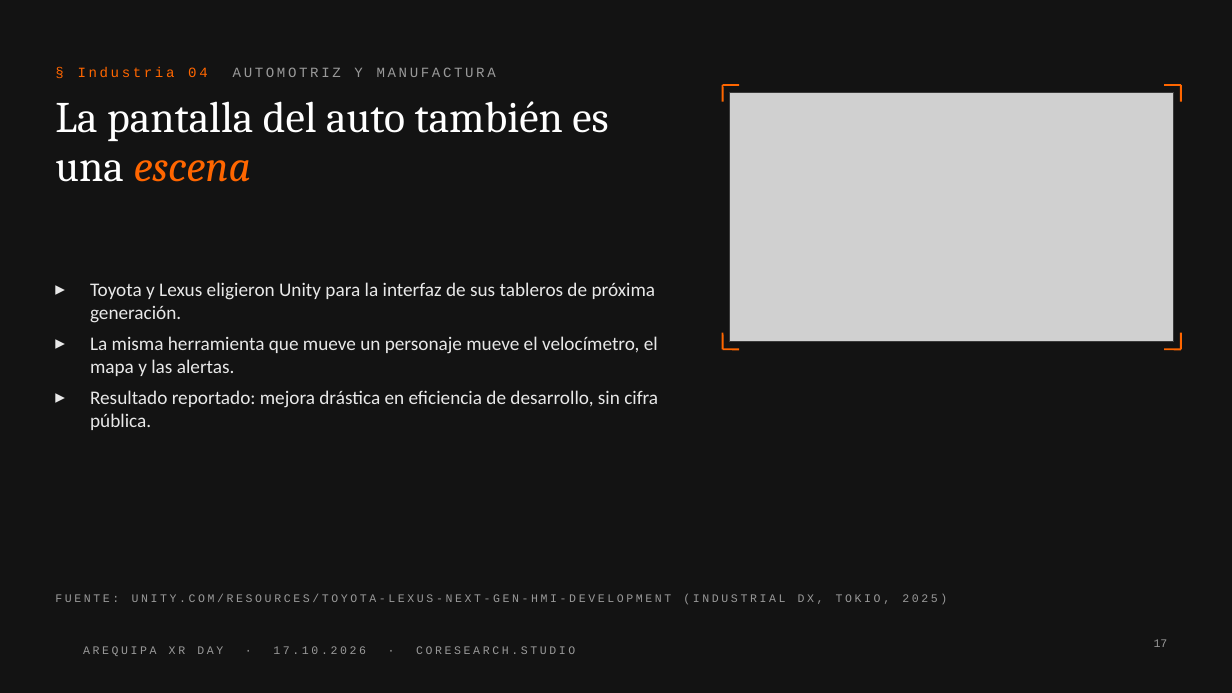
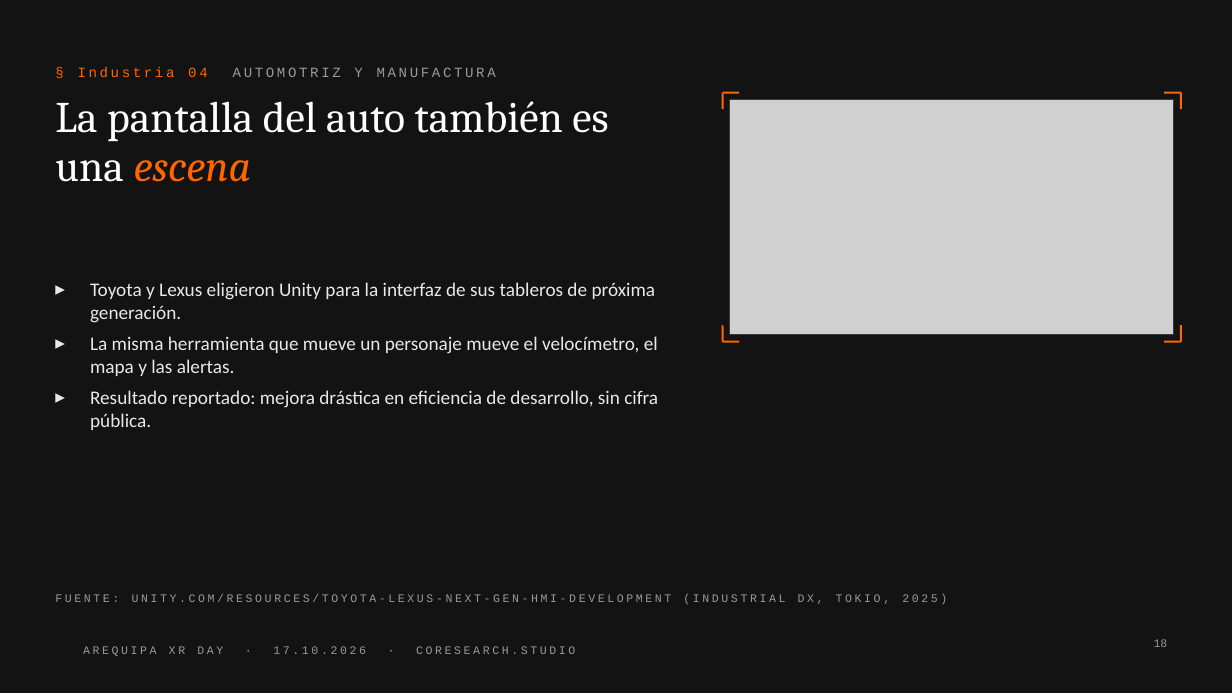
Before and after one commit to Me7aBen/gdg-codelabs, a slide deck: slide 18 of unity-seis-industrias.pptx (slide 17 before the commit). Drawn at 1232x693 pixels with LibreOffice and Linux fonts; fonts in the diff are those of the drawing; grey boxes stand for pictures; background and template pictures are left out. Boxes give left, top, right and bottom in pixels: in the first picture for what was removed or moved away, otherwise in the second. Text is boxed around its words. In the diff, an @@ line names an element or a change of style, - is before the commit and + after.

```diff
--- a/unity-seis-industrias.pptx
+++ b/unity-seis-industrias.pptx
@@ picture: place and size @@
-picture at box(730, 92, 1174, 342)
+picture at box(730, 100, 1174, 335)
@@ rectangle: place and size @@
-rectangle at box(730, 92, 1174, 342)
+rectangle at box(730, 100, 1174, 335)
@@ 4 lines: place and size @@
-4 lines at box(723, 85, 1181, 102)
+4 lines at box(723, 92, 1181, 109)
@@ line moved from (723, 333) - (723, 349) to (723, 325) - (723, 342) @@
@@ line moved from (1181, 333) - (1181, 349) to (1181, 325) - (1181, 342) @@
@@ line moved from (723, 349) - (739, 349) to (723, 342) - (739, 342) @@
@@ line moved from (1165, 349) - (1181, 349) to (1165, 342) - (1181, 342) @@
@@ page number at box(1154, 639, 1168, 647): text changed @@
-17
+18
```
Also in this commit, not shown: 6 other slides changed, 1 slide added, 20 other files.
